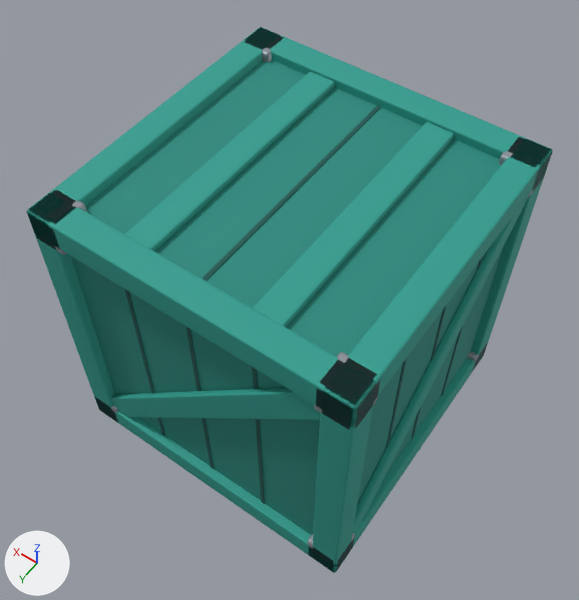
The glTF model src/explorer_sim/assets/models/crate.glb, before and after one commit.
One viewpoint serves both versions: a 50 mm camera at (-0.886, 1.281, 2.471) aimed at (0.014, 0.021, 0.493). Every picture has the same lights, and +X, +Y and +Z are marked at lower left. The first picture is the older version. Vertices at exactly the same position are counted once.

In view in the first picture: 'crate'.
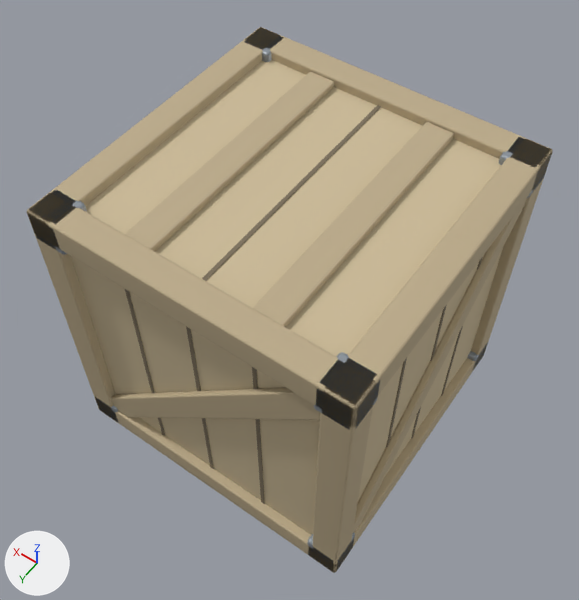
Where the change shows, as pixel boxes [x1, y1, x2, y2] in the pictures (579 x 600 px):
part 1 of me_crate, recoloured (cyan to beige)
    both: [71, 60, 504, 535]
part 2 of me_crate, recoloured (cyan to beige)
    both: [27, 27, 553, 573]
part 3 of me_crate, recoloured
    both: [125, 105, 483, 504]

The edits, one by one:
Material 'plywood_batten' (mat_plywood_batten) is new.
Its base color is (0.503, 0.407, 0.254) (beige #bcab8a).
Its roughness is 0.75.
Material 'plywood_gap' (mat_plywood_gap) is new.
Its base color is (0.202, 0.162, 0.102) (brown #7c705a).
Its roughness is 0.85.
Material 'plywood_panel' (mat_plywood_panel) is new.
Its base color is (0.604, 0.497, 0.314) (beige #ccbb98).
Its roughness is 0.8.
me_crate has 1568 vertices, 3096 faces and spans x -0.5..0.5, y -0.5..0.5, z 0.0..1.0.
me_crate is used by ob_crate; location (0.0, 0.0, 0.0).
me_crate part 1: all 108 faces that had it switch from mat_crate_teal_panel (cyan #248a7e) to mat_plywood_panel (beige #ccbb98).
me_crate part 2: all 1944 faces that had it switch from mat_crate_teal (cyan #2a9d8f) to mat_plywood_batten (beige #bcab8a).
me_crate part 3: all 180 faces that had it switch from mat_crate_groove (dark cyan #165852) to mat_plywood_gap (brown #7c705a).
